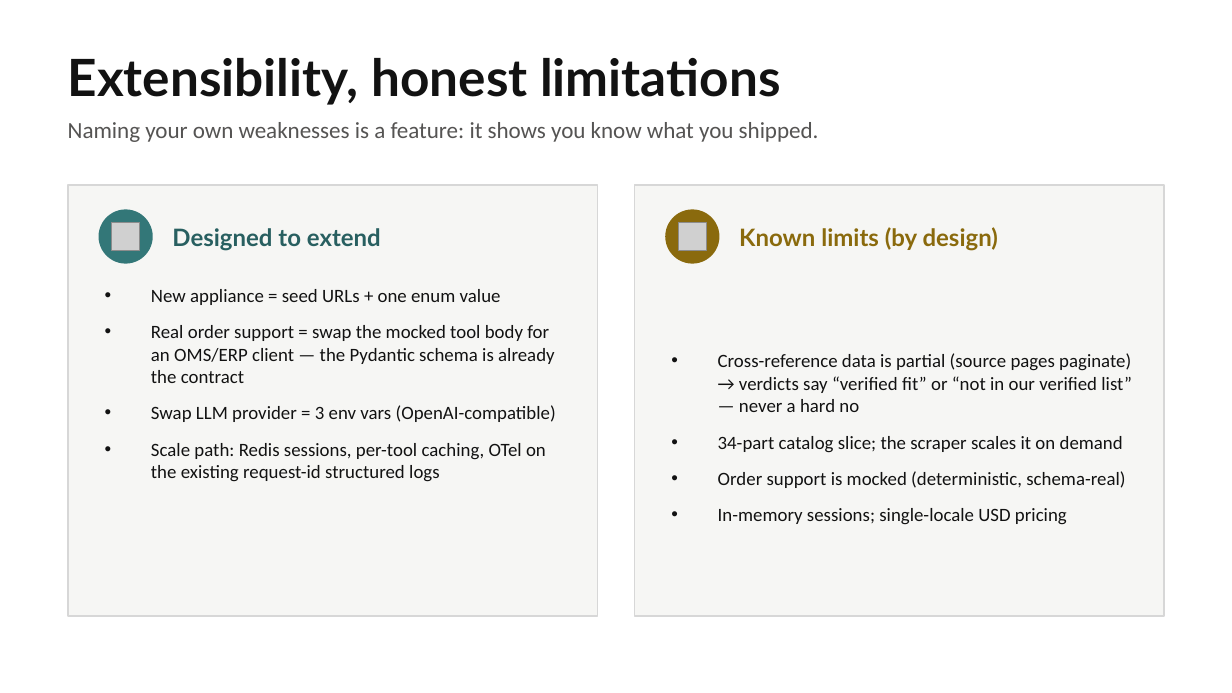
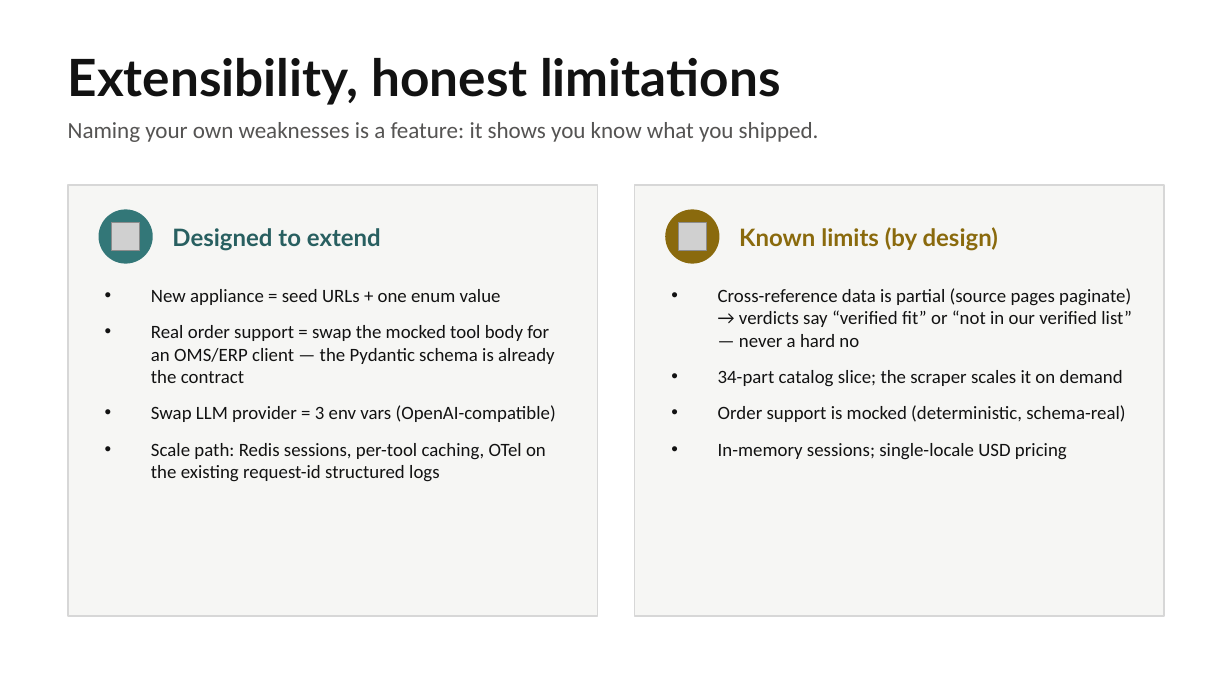
Before and after one commit to ScooterStuff/case-study, a slide deck: slide 10 of docs/PartSelect-Chat-Agent-Deck.pptx. Drawn at 1232x693 pixels with LibreOffice and Linux fonts; fonts in the diff are those of the drawing; grey boxes stand for pictures. Boxes give left, top, right and bottom in pixels: in the first picture for what was removed or moved away, otherwise in the second. Text is boxed around its words. In the diff, an @@ line names an element or a change of style, - is before the commit and + after.

```diff
--- a/docs/PartSelect-Chat-Agent-Deck.pptx
+++ b/docs/PartSelect-Chat-Agent-Deck.pptx
@@ text "Cross-reference data is partial (source ..." at [718, 288, 1132, 459]: vertical alignment middle to top @@
```
Also in this commit, not shown: 4 other slides changed, 4 other files.
